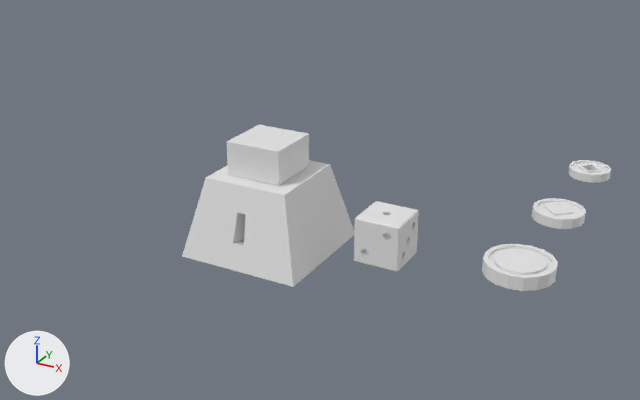
The Blender file dev/props.blend, before and after one commit.
Camera for both pictures: a 50 mm lens placed at (6.79, -10.72, 5.7), pointed at (0.16, 1.34, -0.33). Every picture has the same lights, and +X, +Y and +Z are marked at lower left. The first picture is the older version.

The scene before the commit, as lines of its bpy script (objects in view):
```python
me_cube = bpy.data.meshes.new('Cube')
me_cube.from_pydata(...)  # 24 vertices, 20 faces; spans x -1.0..1.0, y -1.0..1.0, z -0.63..1.18
me_cube.materials.append(mat_material)  # its picture is missing
me_cylinder = bpy.data.meshes.new('Cylinder')
me_cylinder.from_pydata(...)  # 140 vertices, 152 faces; spans x -0.35..0.35, y -0.35..0.35, z -0.07..0.07
me_cylinder.materials.append(mat_material)  # its picture is missing
me_cylinder_001 = bpy.data.meshes.new('Cylinder.001')
me_cylinder_001.from_pydata(...)  # 130 vertices, 144 faces; spans x -0.4..0.4, y -0.4..0.4, z -0.08..0.08
me_cylinder_001.materials.append(mat_material)  # its picture is missing
ob_coin_a = bpy.data.objects.new('coin_a', me_cylinder)
ob_coin_a.location = (4.0, 4.0, 0.0)
ob_coin_b = bpy.data.objects.new('coin_b', me_cylinder_001)
ob_coin_b.location = (4.0, 2.0, 0.0)
ob_weight_a = bpy.data.objects.new('weight_a', me_cube)
ob_weight_a.location = (0.0, 0.0, 0.0)
# also in view: 'dice_a' at (2.0, 0.0, 0.0); 'coin_c' at (4.0, 0.0, 0.0)
```
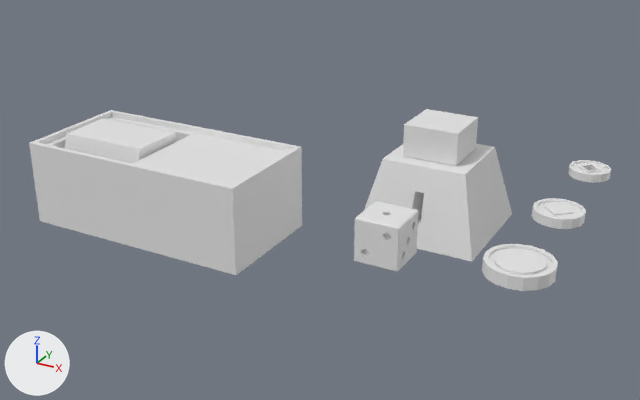
The newer file is also turned or shifted as a whole; pictures and numbers use the older file's frame.

Changed parts and their boxes (x1, y1, x2, y2) in the pictures (640 x 400 px):
'weight_a', moved
    before: (182, 125, 354, 287)
    after: (364, 109, 512, 262)
'arcader_a', added
    after: (29, 110, 302, 275)
'revolver_a', added
    after: (65, 118, 178, 164)

Diff of the bpy script that builds the scene:
```diff
--- a/dev/props.blend.py
+++ b/dev/props.blend.py
@@ me_cylinder_003 @@
+me_cylinder_003.from_pydata(...)  # a 5-sided cylinder along z spanning x -0.95..0.95, y -0.81..1.0, z -1.0..1.0
+me_cylinder_003.materials.append(mat_material)  # its picture is missing
@@ me_cube_002 @@
+me_cube_002.from_pydata(...)  # 24 vertices, 22 faces; spans x -2.0..2.0, y -1.0..1.0, z -0.71..0.71
+me_cube_002.materials.append(mat_material)  # its picture is missing
@@ ob_weight_a @@
 ob_weight_a = bpy.data.objects.new('weight_a', me_cube)
-ob_weight_a.location = (0.0, 0.0, 0.0)
+ob_weight_a.location = (2.0, 2.0, 0.0)
@@ ob_revolver_a @@
+ob_revolver_a = bpy.data.objects.new('revolver_a', me_cylinder_003)
+ob_revolver_a.location = (-2.91, 0.0, 0.13)
+ob_revolver_a.rotation_euler = (-1.571, 1.256, -1.571)  # degrees (-90, 72, -90)
+ob_revolver_a.scale = (0.78, 0.78, 0.78)
@@ ob_arcader_a @@
+ob_arcader_a = bpy.data.objects.new('arcader_a', me_cube_002)
+ob_arcader_a.location = (-2.0, 0.0, 0.0)
```
